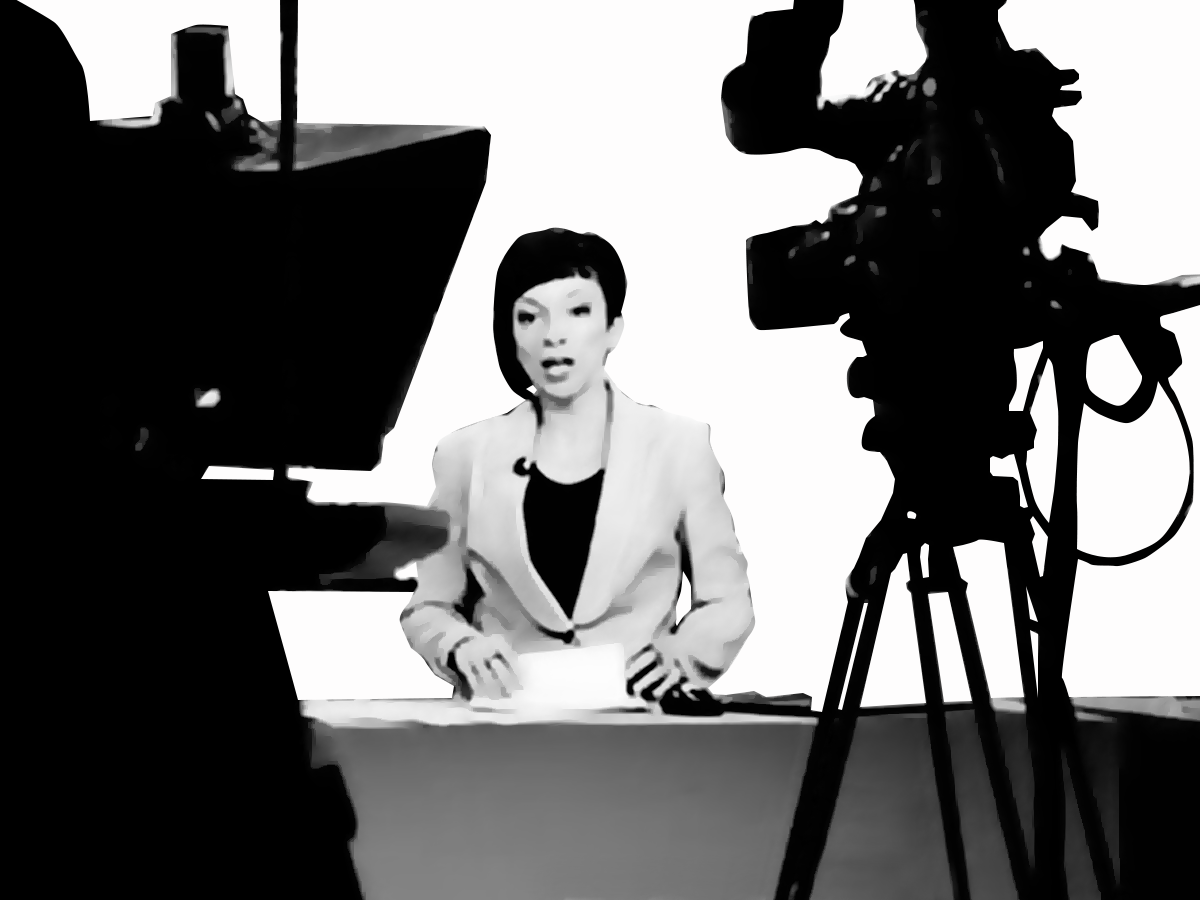
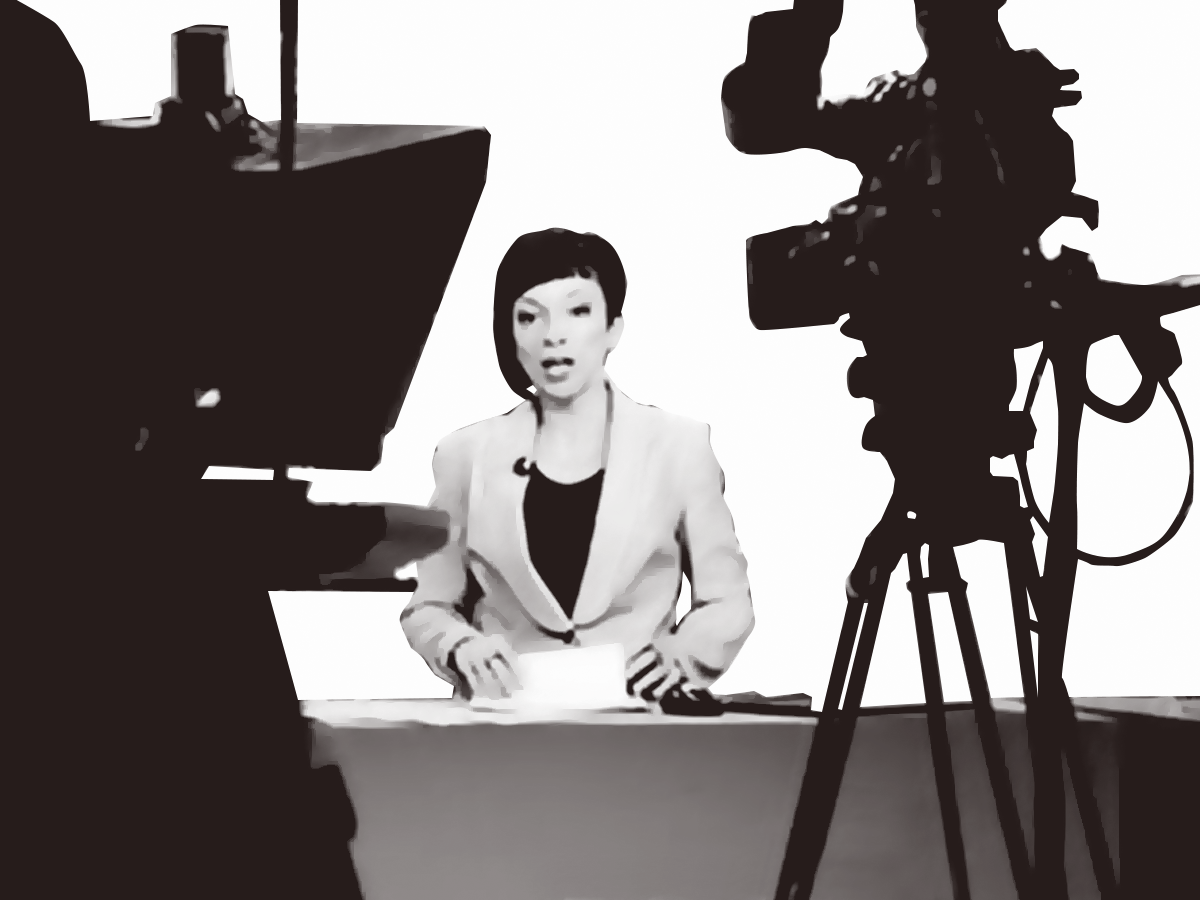
Layers edited between the first and the second 1200 × 900 image:
removed layer "Layer 22" over (x1=0, y1=0, x2=1200, y2=900)
removed layer "Layer 4" over (x1=0, y1=0, x2=1200, y2=900)
added layer "image_color" above "image_back" over (x1=0, y1=0, x2=1200, y2=900)
added layer "image_back" over (x1=0, y1=0, x2=1200, y2=900)
